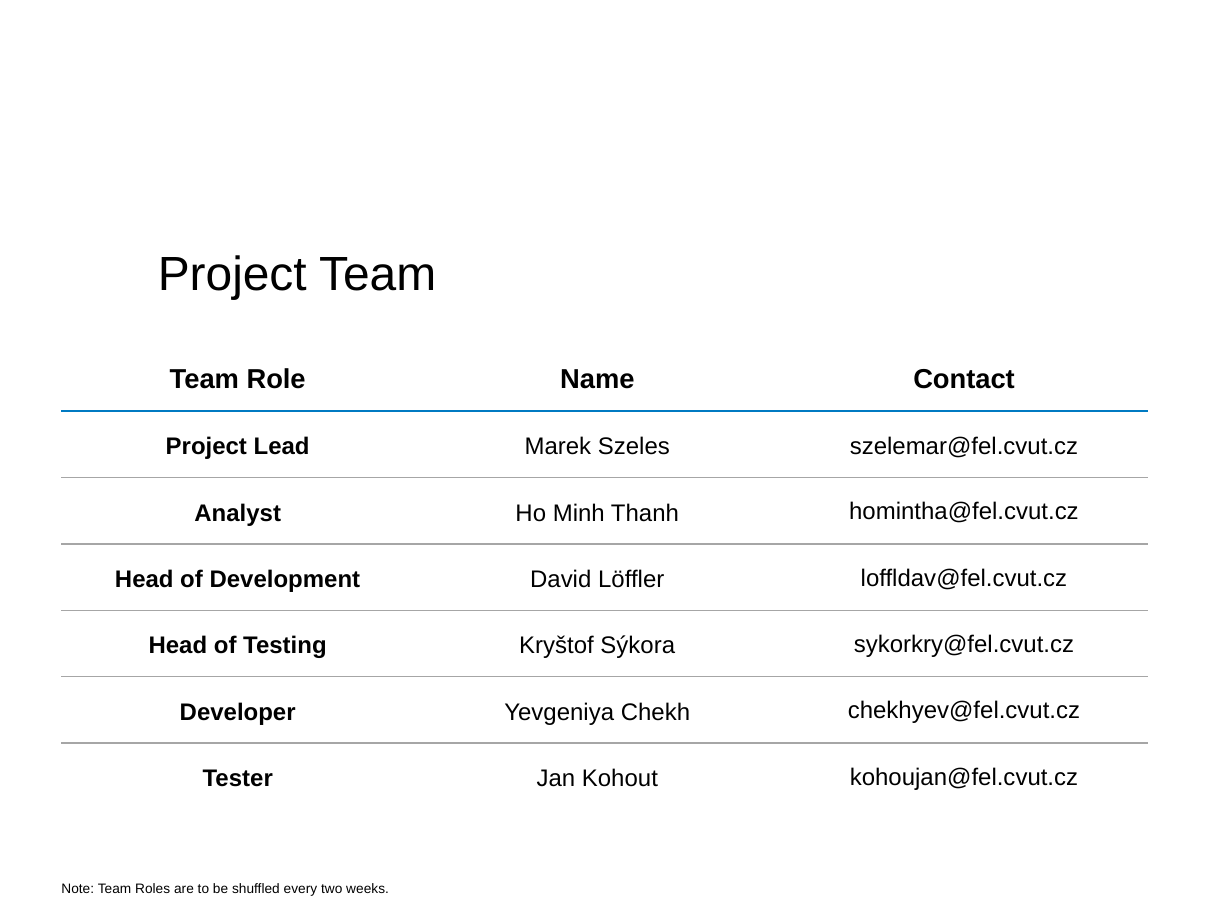
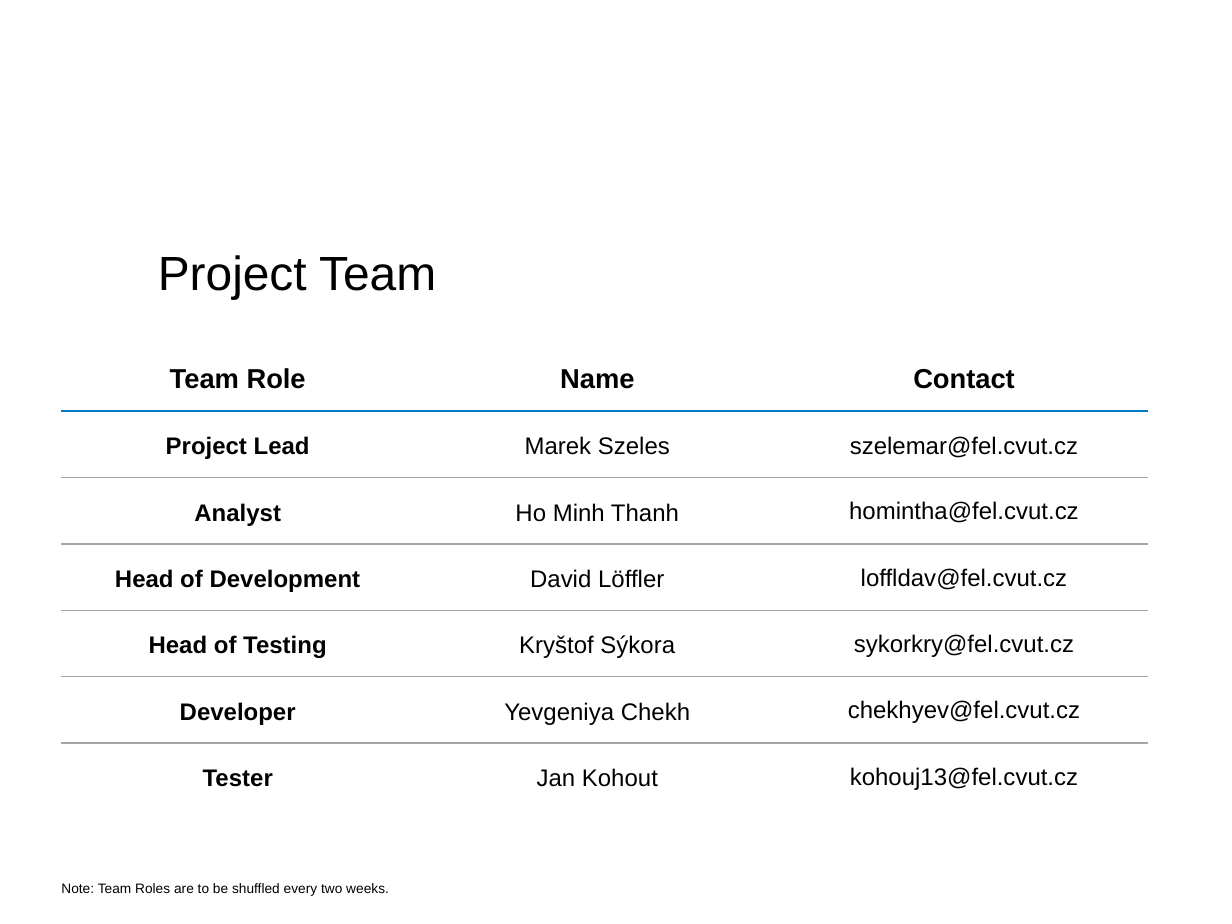
Before and after one commit to Plavit/CASA-refactor, a slide deck: slide 3 of docs/WIP/CASA_Mar2_v4.pptx. Drawn at 1232x924 pixels with LibreOffice and Linux fonts; fonts in the diff are those of the drawing; background and template pictures are left out. Boxes give left, top, right and bottom in pixels: in the first picture for what was removed or moved away, otherwise in the second. Text is boxed around its words. In the diff, an @@ line names an element or a change of style, - is before the commit and + after.

```diff
--- a/docs/WIP/CASA_Mar2_v4.pptx
+++ b/docs/WIP/CASA_Mar2_v4.pptx
@@ table at (x1=62, y1=342, x2=1147, y2=809) @@
-row 7, column 3: kohoujan@fel.cvut.cz
+row 7, column 3: kohouj13@fel.cvut.cz
```
Also in this commit, not shown: 2 other slides changed, 3 other files.
